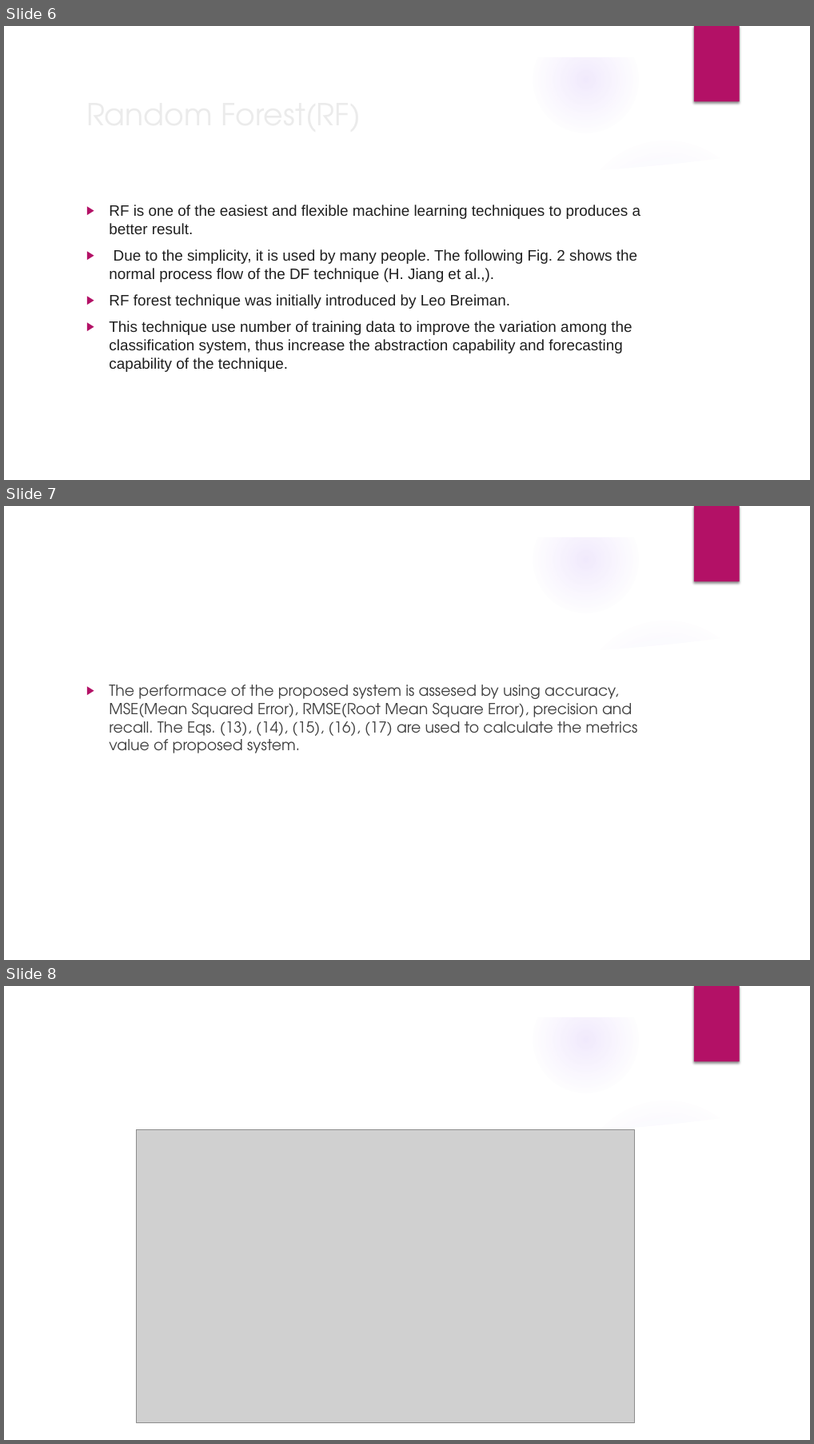
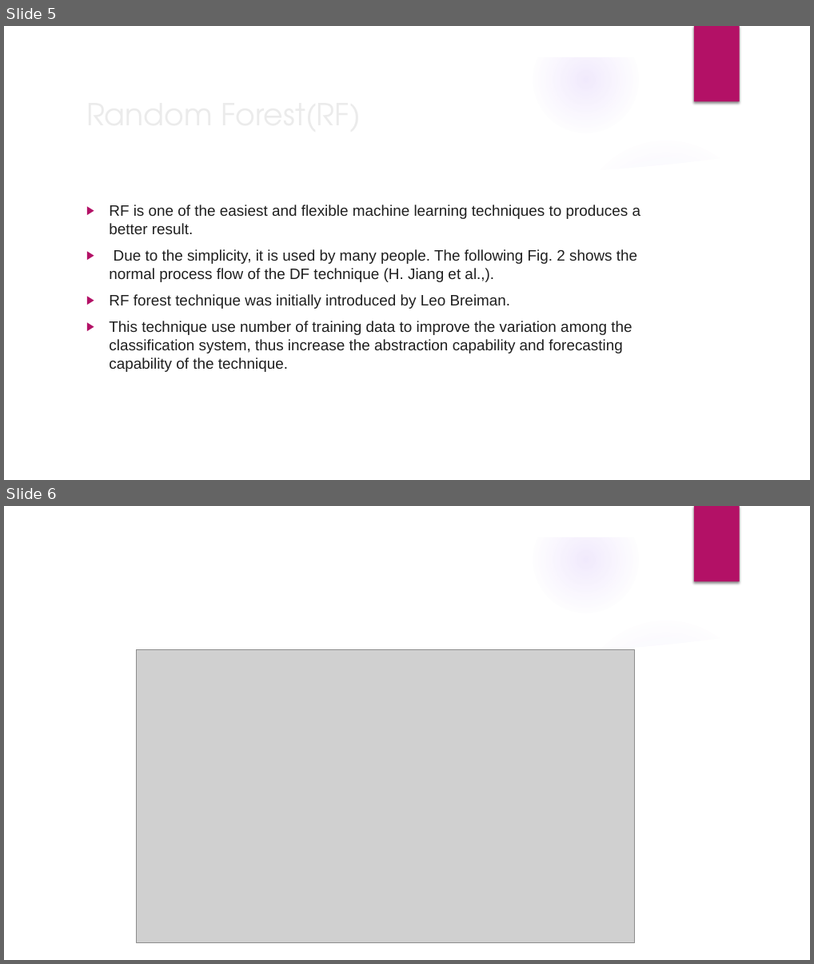
Before and after one commit to Kani-mozhi3/IOT-project, a slide deck: IOT project.pptx. Shown one above the other, each under a label of ours: slides 6, 7 and 8 before the commit, slides 5 and 6 after it. The pictures are 814x1444 and 814x964 pixels, drawn with LibreOffice and Linux fonts; fonts in the diff are those of the drawing; grey boxes stand for pictures; background and template pictures are left out. Boxes give left, top, right and bottom in pixels: in the first picture for what was removed or moved away, otherwise in the second. Text is boxed around its words. In the diff, an @@ line names an element or a change of style, - is before the commit and + after.

```diff
--- a/IOT project.pptx
+++ b/IOT project.pptx
@@ slide 7 removed at bbox=[4, 506, 810, 960], background picture (left out); not listed: 9 template elements that a slide beside it also shows @@
@@ text removed at bbox=[109, 684, 638, 753] @@
-▶ The performace of the proposed system is assesed by using accuracy, MSE(Mean Squared Error), RMSE(Root Mean Square Error), precision and recall. The Eqs. (13), (14), (15), (16), (17) are used to calculate the metrics value of proposed system.
@@ what was slide 6 is now slide 5 @@
@@ what was slide 8 is now slide 6 @@
```
Also in this commit, not shown: 6 slides changed, 37 slides added, 2 other slides removed.
